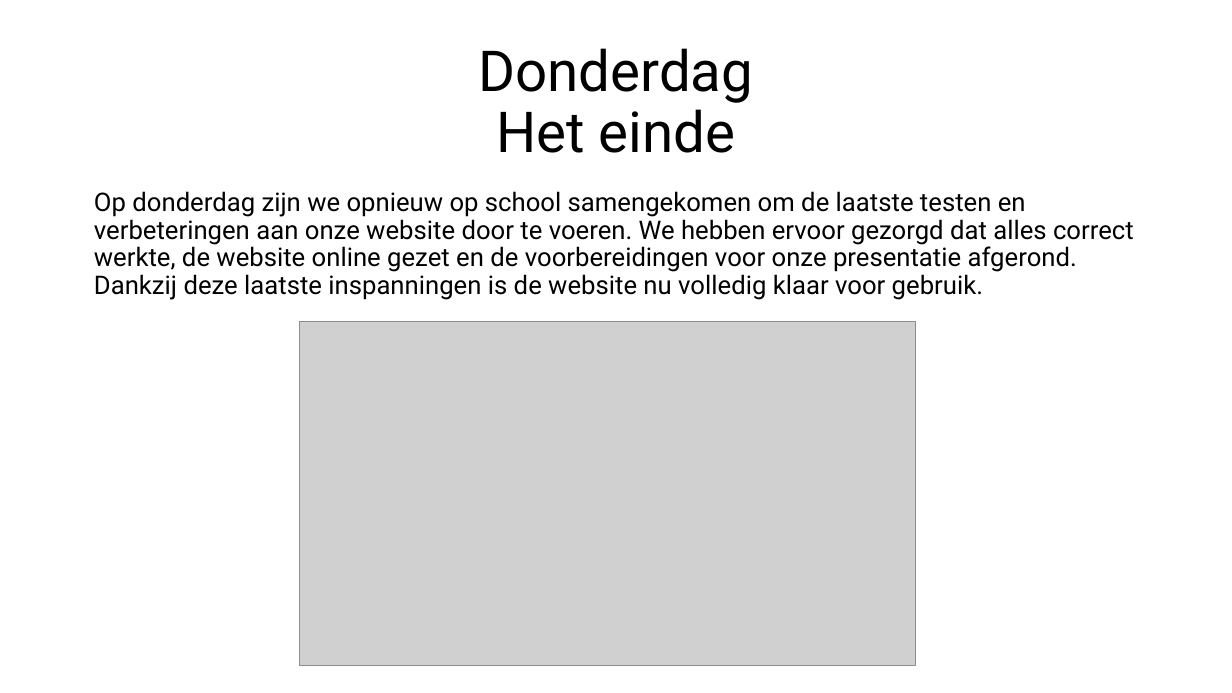
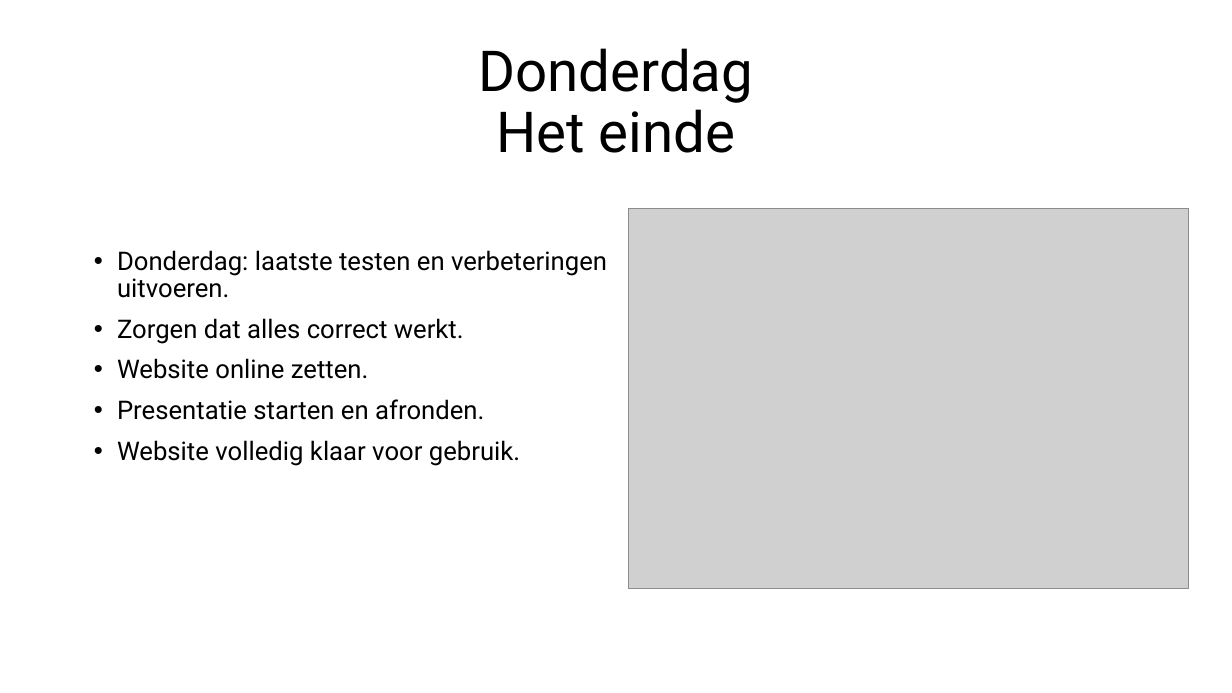
Before and after one commit to codezi-be/case, a slide deck: slide 9 of presentatie/CASE.pptx. Drawn at 1232x693 pixels with LibreOffice and Linux fonts; fonts in the diff are those of the drawing; grey boxes stand for pictures. Boxes give left, top, right and bottom in pixels: in the first picture for what was removed or moved away, otherwise in the second. Text is boxed around its words. In the diff, an @@ line names an element or a change of style, - is before the commit and + after.

Commit message:
aanpassing aan de presentatie

```diff
--- a/presentatie/CASE.pptx
+++ b/presentatie/CASE.pptx
@@ text "Donderdag: laatste testen en verbeteringen ..." at box(117, 250, 607, 466): vertical alignment top to middle @@
@@ picture: place and size @@
-picture at box(299, 322, 916, 665)
+picture at box(629, 208, 1189, 589)
@@ text at box(117, 250, 607, 466): text changed @@
-Op donderdag zijn we opnieuw op school samengekomen om de laatste testen en verbeteringen aan onze website door te voeren. We hebben ervoor gezorgd dat alles correct werkte, de website online gezet en de voorbereidingen voor onze presentatie afgerond. Dankzij deze laatste inspanningen is de website nu volledig klaar voor gebruik.
+• Donderdag: laatste testen en verbeteringen uitvoeren.
+• Zorgen dat alles correct werkt.
+• Website online zetten.
+• Presentatie starten en afronden.
+• Website volledig klaar voor gebruik.
```
Also in this commit, not shown: 7 other slides changed.
